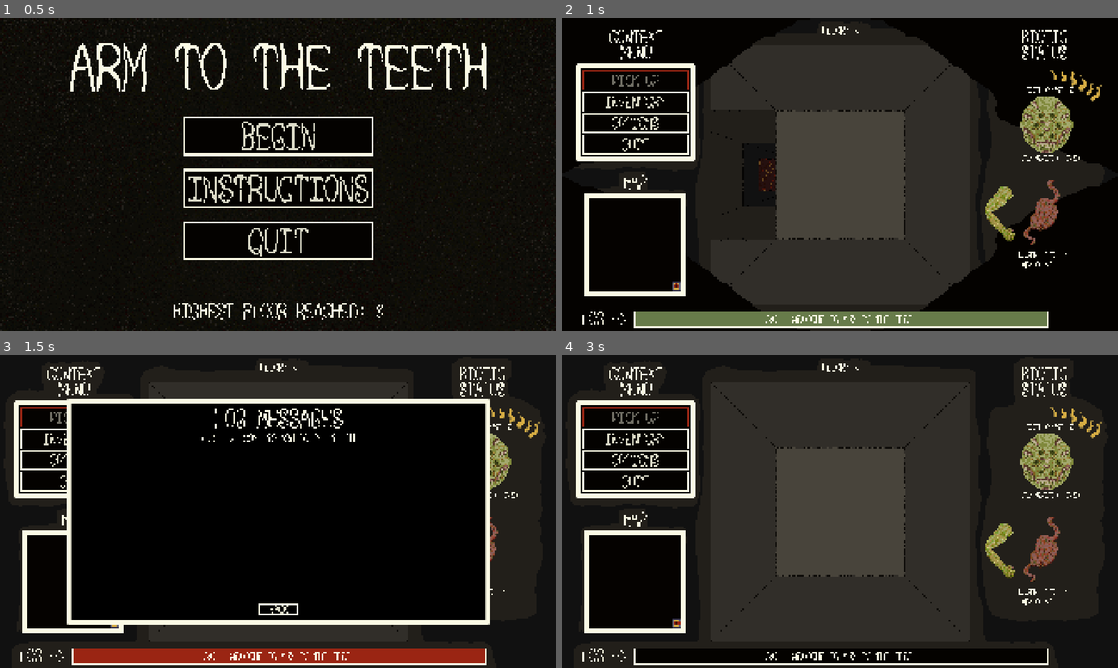
Above: before the commit, frames 1-4 (two rows, left to right).
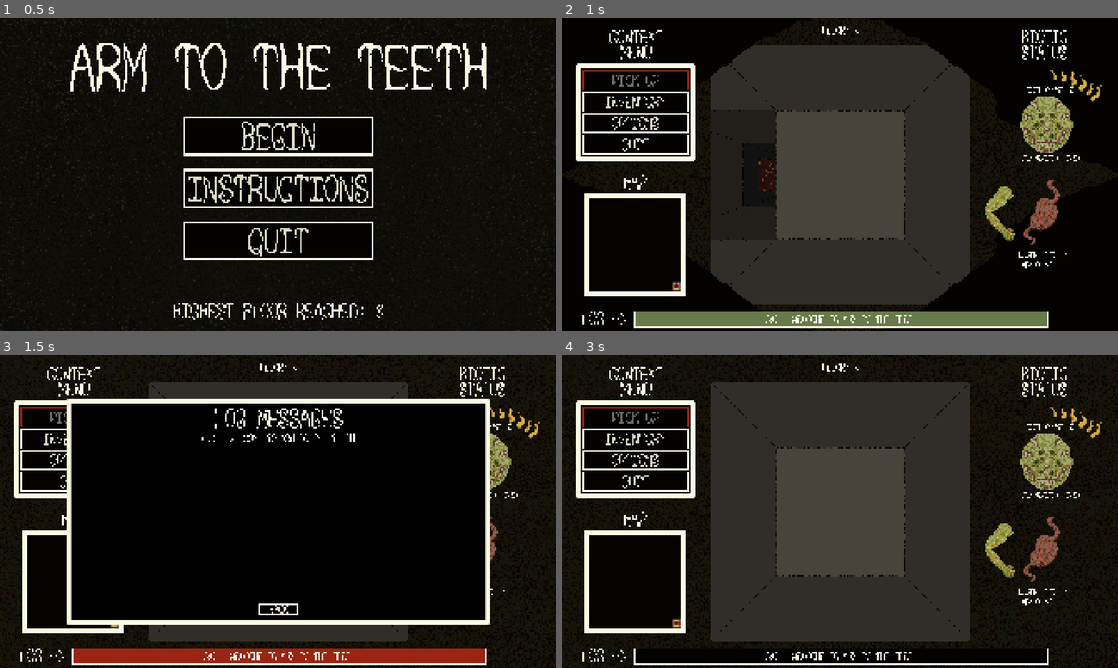
Above: after the commit, the same moments.

Repository: sym-z/arm-to-the-teeth
Game: Godot game, scene res://scenes/main_menu/main_menu.tscn
The game is run twice, just before and just after one commit, with the same random seed, the same clock (stepped at 60 frames per second) and the same inputs. The project has no main scene, so this scene is started directly.
Inputs (mouse positions are in pixels of both pictures, inside the frame that each line leads up to):
- Up to frame 1 (0.5 s): no input
- Up to frame 2 (1 s): click "BEGIN" at 0.5 s
- Up to frame 3 (1.5 s): move the mouse to (278, 655) at 1.27 s; hold D (turn_right) from 1.28 s (still down); hold Space (pick_up) from 1.28 s (still down); click (278, 655) at 1.42 s
- Up to frame 4 (3 s): release D (turn_right) at 2 s; release Space (pick_up) at 2 s; click "INVENTORY" at 2 s; click "BACK" at 2.75 s

Frame 1 is identical in both runs. In frame 2, 2.4% of the frame differs, in the area x 2-98%, y 1-100%; in frame 3, 3.7%; in frame 4, 6.2%, in the area x 0-99%, y 0-100%.

Commit message:
new ui background and importing enemy animations

Diff:
--- a/src/scenes/testing_level/testing_level.tscn
+++ b/src/scenes/testing_level/testing_level.tscn
@@ -4,8 +4,8 @@
 [ext_resource type="Script" uid="uid://2ghmulmo5ff" path="res://scenes/testing_level/testing_level.gd" id="1_tt45j"]
 [ext_resource type="PackedScene" uid="uid://dbnakwfvnxgvn" path="res://prefabs/debug_visualizer/debug_visualizer.tscn" id="2_tt45j"]
 [ext_resource type="PackedScene" uid="uid://dipa21mimgjkj" path="res://prefabs/player/player.tscn" id="4_f1y3a"]
+[ext_resource type="Texture2D" uid="uid://bwqssc6d3rfoo" path="res://assets/visual/ui/ui_bg_4.png" id="4_n0j1u"]
 [ext_resource type="PackedScene" uid="uid://b5lskvgjumjn" path="res://prefabs/dungeon_viewport/dungeon_viewport.tscn" id="5_etvxw"]
-[ext_resource type="Texture2D" uid="uid://chm84apqi6yjj" path="res://assets/visual/ui/ui_bg_0.png" id="5_n0j1u"]
 [ext_resource type="PackedScene" uid="uid://ceq7clgkyer44" path="res://prefabs/ui/ui.tscn" id="6_ped82"]
 
 [node name="Testing Level" type="Node2D" node_paths=PackedStringArray("visualizer")]
@@ -23,7 +23,7 @@
 [node name="Background" type="TextureRect" parent="."]
 offset_right = 1920.0
 offset_bottom = 1080.0
-texture = ExtResource("5_n0j1u")
+texture = ExtResource("4_n0j1u")
 
 [node name="Dungeon Viewport" parent="." node_paths=PackedStringArray("map", "player") instance=ExtResource("5_etvxw")]
 map = NodePath("../Map")
Binary file added: src/assets/visual/ui/enemy_prototype_1_attack_bounce.aseprite
Binary file added: src/assets/visual/ui/enemy_prototype_1_attack_bounce.png
Binary file added: src/assets/visual/ui/enemy_prototype_1_death.aseprite
Binary file added: src/assets/visual/ui/enemy_prototype_1_death.png
Binary file added: src/assets/visual/ui/enemy_prototype_1_hurt_bounce.aseprite
Binary file added: src/assets/visual/ui/enemy_prototype_1_hurt_bounce.png
Not shown, added: src/assets/visual/ui/enemy_prototype_1_hurt_bounce.png.import
Binary file added: src/assets/visual/ui/ui_bg_3.aseprite
Binary file added: src/assets/visual/ui/ui_bg_3.png
Not shown, added: src/assets/visual/ui/ui_bg_3.png.import
Binary file added: src/assets/visual/ui/ui_bg_4.png
Not shown, added: src/assets/visual/ui/ui_bg_4.png.import
